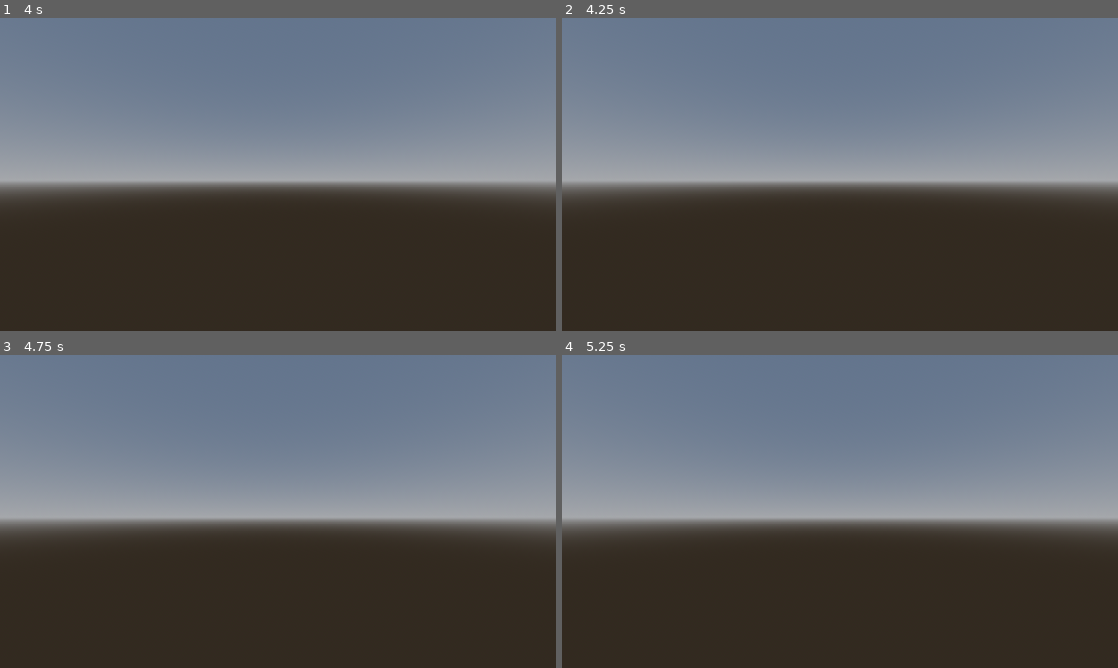
Above: before the commit, frames 1-4 (two rows, left to right).
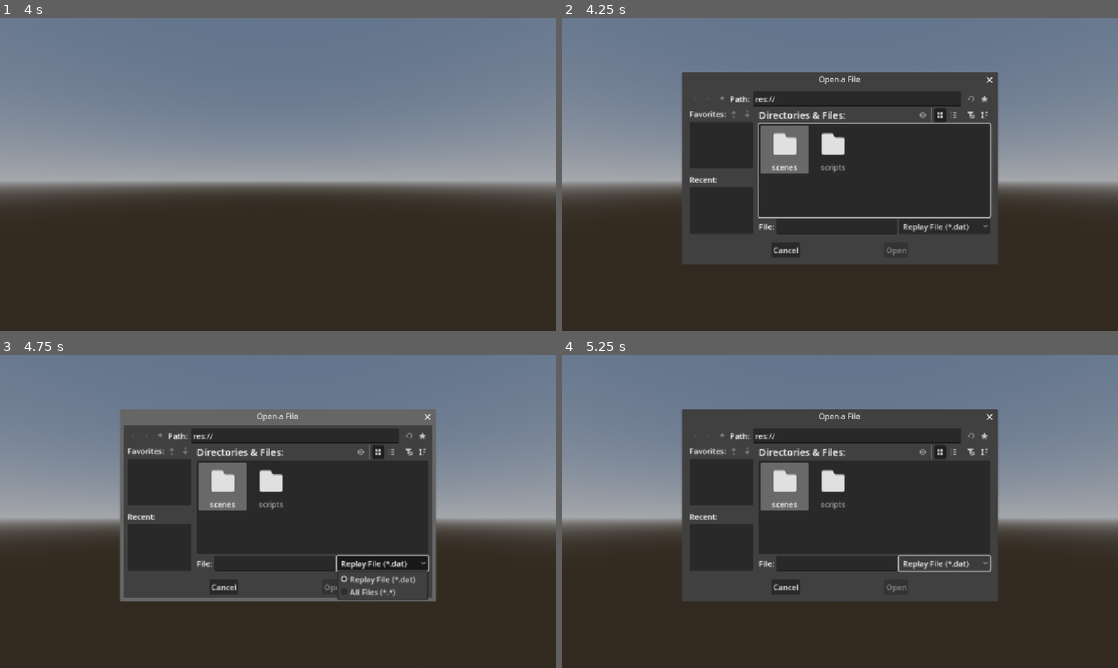
Above: after the commit, the same moments.

Repository: krscott/godot-start
Game: Godot game, scene res://main.tscn
The game is run twice, just before and just after one commit, with the same random seed, the same clock (stepped at 60 frames per second) and the same inputs.
Inputs (mouse positions are in pixels of both pictures, inside the frame that each line leads up to):
- Up to frame 1 (4 s): move the mouse to (305, 174) at 0.52 s; hold Ctrl (crouch) 0.53-1.28 s; hold W (move_forward) 0.53-3.53 s; tap Space (jump) at 0.77, 1.52, 2.75, 3.02, 3.77 s; move the mouse to (250, 174) at 1.27 s; tap Shift (sprint) at 1.35 s; tap Enter at 2, 3.5 s; move the mouse to (289, 168) at 2.02 s; right-click (289, 168) at 2.1 s; move the mouse to (250, 237) at 2.77 s; tap Ctrl (crouch) at 2.85 s; click (250, 237) at 2.92 s; move the mouse to (444, 221) at 3.52 s; hold A (move_left) from 3.53 s (still down); hold Shift (sprint) from 3.53 s (still down); click (444, 221) at 3.67 s
- Up to frame 2 (4.25 s): keep holding A (move_left); keep holding Shift (sprint); tap \ (load_replay) at 4.15 s
- Up to frame 3 (4.75 s): release A (move_left) at 4.25 s; release Shift (sprint) at 4.25 s; click (383, 564) at 4.25 s, where only the run after the commit has a clickable "Replay File (*.dat)"
- Up to frame 4 (5.25 s): click (945, 564) at 5 s, where only the run after the commit has a clickable "Replay File (*.dat)"

Frame 1 is identical in both runs. In frame 2, 28% of the frame differs, in the area x 21-79%, y 17-79%; in frame 3, 29%; in frame 4, 29%.

Commit message:
Add popupper.gd

Diff:
--- a/project/main.gd
+++ b/project/main.gd
@@ -67,6 +67,11 @@
 			elif Input.is_action_just_pressed("quick_load"):
 				var err := GdSerde.deserialize_object(self, quick_save)
 				assert(not err)
+			elif Input.is_action_just_pressed("load_replay"):
+				mouse_captured = false
+				var filename := await Popupper.open_file_dialog(self, "*.dat", "Replay File")
+				mouse_captured = true
+				print(filename)
 			elif Input.is_action_just_pressed("quit"):
 				save_replay_and_quit()
 			elif Input.is_action_just_pressed("toggle_mouse"):
--- a/project/project.godot
+++ b/project/project.godot
@@ -27,10 +27,6 @@
 [display]
 
 window/stretch/mode="canvas_items"
-
-[editor]
-
-run/main_run_args="-- replay.dat"
 
 [input]
 
--- /dev/null
+++ b/project/scripts/popupper.gd
@@ -0,0 +1,42 @@
+class_name Popupper
+extends Node
+
+signal completed(string: String)
+
+func _on_completed(filename: String = "") -> void:
+	completed.emit(filename)
+
+static func file_dialog(
+	parent: Node,
+	file_mode: FileDialog.FileMode,
+	filter: String = "",
+	description: String = ""
+) -> String:
+	var pop := Popupper.new()
+	parent.add_child(pop)
+
+	var fd := FileDialog.new()
+	pop.add_child(fd)
+
+	fd.file_mode = file_mode
+	fd.use_native_dialog = true
+	if filter:
+		fd.add_filter(filter, description)
+	fd.popup_centered()
+
+	util.expect_ok(fd.file_selected.connect(pop._on_completed))
+	util.expect_ok(fd.canceled.connect(pop._on_completed))
+
+	var filename: String = await pop.completed
+
+	if filename:
+		print("filename: ", filename)
+	else:
+		print("canceled")
+
+	fd.queue_free()
+	pop.queue_free()
+	return filename
+
+static func open_file_dialog(parent: Node, filter: String = "", description: String = "") -> String:
+	return await file_dialog(parent, FileDialog.FileMode.FILE_MODE_OPEN_FILE, filter, description)
--- a/project/scripts/util.gd
+++ b/project/scripts/util.gd
@@ -1,7 +1,11 @@
 class_name util
+
 
 const MAX_INT: int = 9223372036854775807
 const MIN_INT: int = -9223372036854775807 - 1
+
+static func is_mouse_captured() -> bool:
+	return Input.get_mouse_mode()
 
 static func mouse_capture() -> void:
 	Input.set_mouse_mode(Input.MOUSE_MODE_CAPTURED)
@@ -11,3 +15,8 @@
 
 static func has_member(obj: Object, name: StringName) -> bool:
 	return obj.get(name) != null
+
+static func expect_ok(err: Error) -> void:
+	if err:
+		assert(false, error_string(err))
+		printerr(error_string(err))
Not shown, added: project/scripts/popupper.gd.uid
Not shown, added: project/main.tscn1768352813.tmp
Not shown, added: project/main.tscn2317262834.tmp
